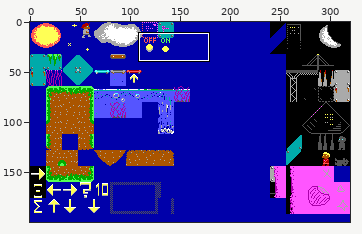
Sprite sheet: images/tiles.png. Above: a wide view before the commit, with the close-up outlined.
Close-up. The starting point:
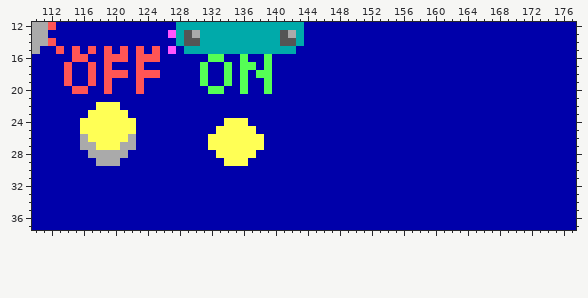
The file is 320x200 pixels. Shown: x 110..177, y 12..37.
After:
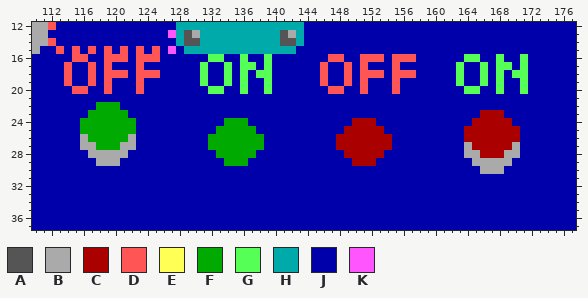
Palette (. is transparent): A #555555  B #aaaaaa  C #aa0000  D #ff5555  E #ffff55  F #00aa00  G #55ff55  H #00aaaa  J #0000aa  K #ff55ff
Difference:
The edit turns colour J into colour B in row 27 at x 164 and 170; in row 28 at x 164 to 165 and 169 to 170; in row 29 at x 165 to 169; in row 30 at x 166 to 168.
The edit turns colour J into colour C in row 23 at x 166 to 168; in row 24 at x 150 to 152 and 165 to 169; in row 25 at x 149 to 153 and 164 to 170; in row 26 at x 148 to 154 and 164 to 170; in row 27 at x 148 to 154 and 165 to 169; in row 28 at x 149 to 153 and 166 to 168.
The edit turns colour J into colour C in row 29 at x 150 to 152.
The edit turns colour J into colour D in row 16 at x 147 to 148, 151 to 153 and 155 to 157; in row 17 at x 146, 149, 151 and 155; in row 18 at x 146, 149, 151 to 153 and 155 to 157; in row 19 at x 146, 149, 151 and 155; in row 20 at x 147 to 148, 151 and 155.
The edit turns colour E into colour F in row 22 at x 118 to 120; in row 23 at x 117 to 121; in row 24 at x 116 to 122 and 134 to 136; in row 25 at x 116 to 122 and 133 to 137; in row 26 at x 117 to 121 and 132 to 138; in row 27 at x 118 to 120 and 132 to 138.
The edit turns colour E into colour F in row 28 at x 133 to 137; in row 29 at x 134 to 136.
The edit turns colour J into colour G in row 16 at x 164 to 165, 168 and 171; in row 17 at x 163, 166, 168 to 169 and 171; in row 18 at x 163, 166, 168 and 170 to 171; in row 19 at x 163, 166, 168 and 171; in row 20 at x 164 to 165, 168 and 171.
Pixel boxes of the changes (left, top, right, bottom) in both close-ups:
changed: (320, 54, 416, 94)
changed: (456, 54, 528, 174)
changed: (80, 102, 136, 150)
changed: (208, 118, 264, 166)
changed: (336, 118, 392, 166)
